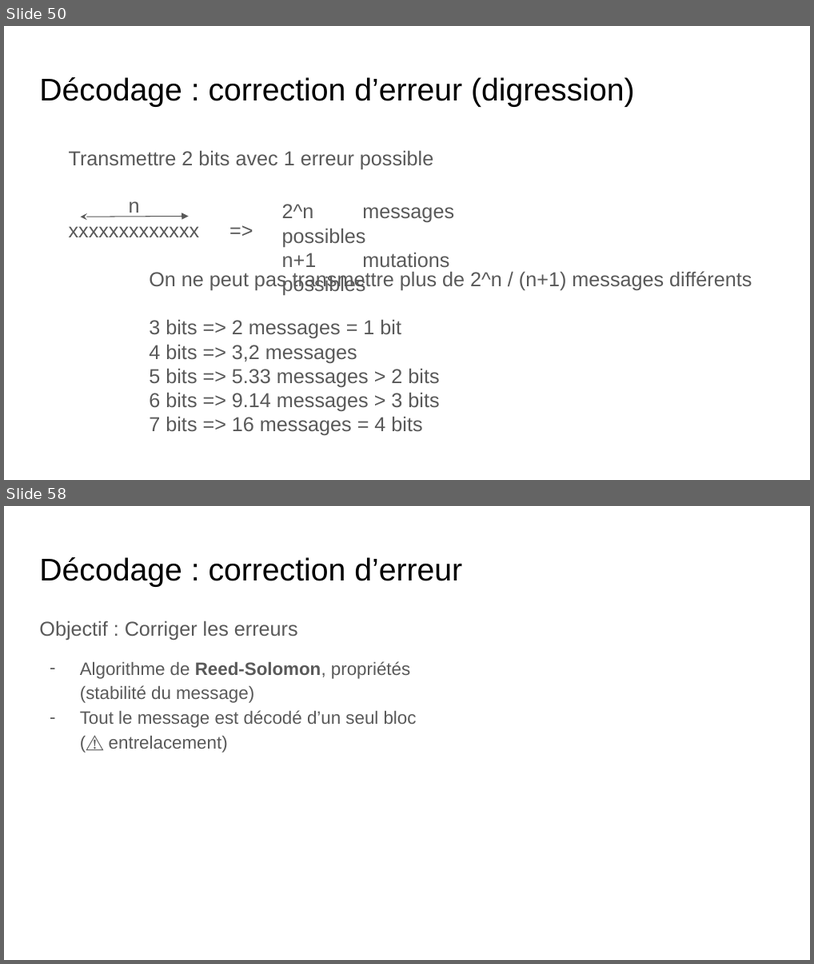
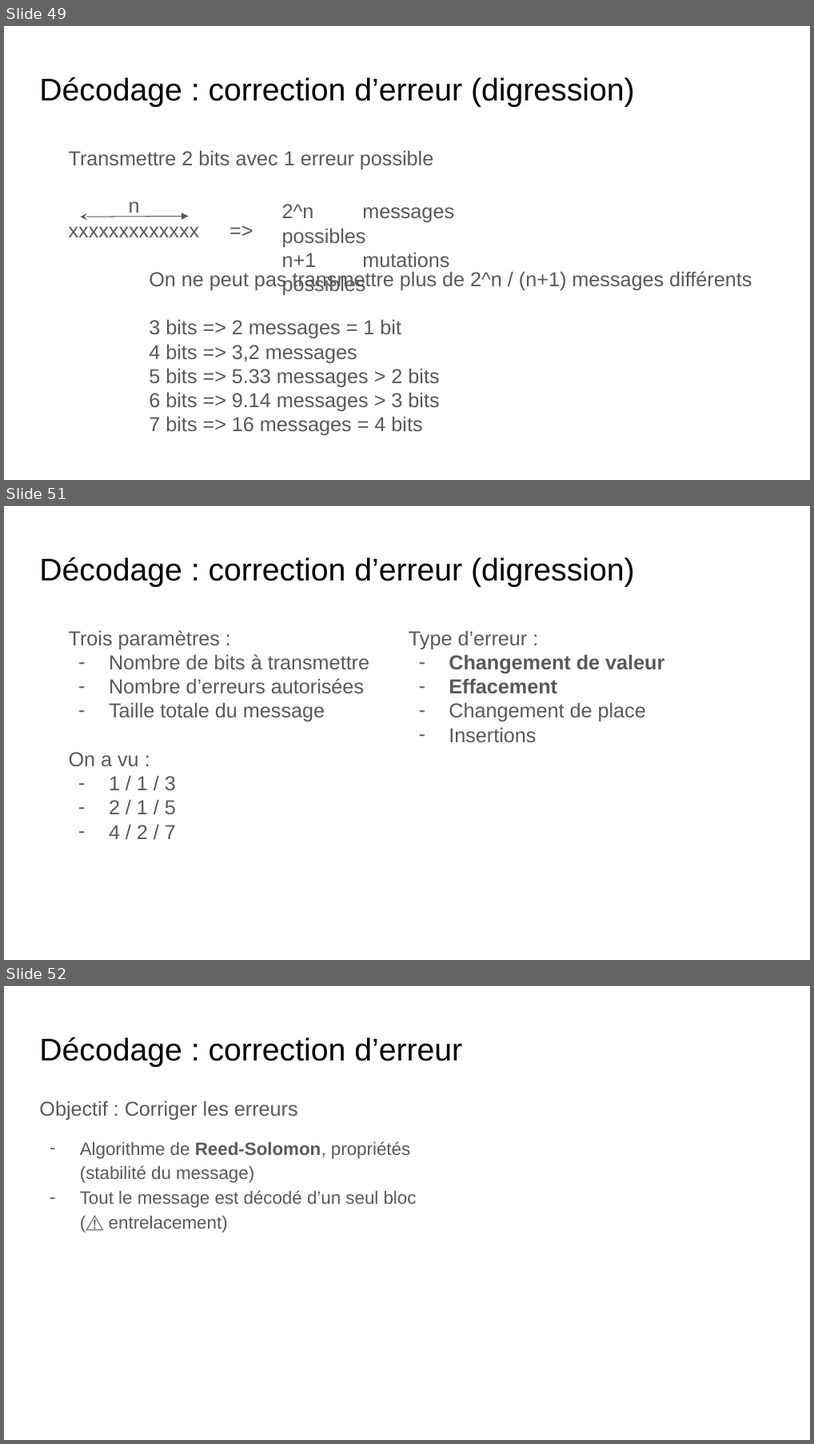
Before and after one commit to benoitmasson/qrcode-demo, a slide deck: slides/QR Codes.odp. Shown one above the other, each under a label of ours: slides 50 and 58 before the commit, slides 49, 51 and 52 after it; the slides between them are not shown. The pictures are 814x964 and 814x1444 pixels, drawn with LibreOffice and Linux fonts; fonts in the diff are those of the drawing. Boxes give left, top, right and bottom in pixels: in the first picture for what was removed or moved away, otherwise in the second. Text is boxed around its words. In the diff, an @@ line names an element or a change of style, - is before the commit and + after.

```diff
--- a/slides/QR Codes.odp
+++ b/slides/QR Codes.odp
@@ slide 51 added at [4,506,810,960], background #FFFFFF @@
@@ title added at [39,557,635,587], 28 pt, text #000000 @@
+Décodage : correction d’erreur (digression)
@@ text added at [69,630,370,839], 18 pt, text #595959 @@
+Trois paramètres :
+– Nombre de bits à transmettre
+– Nombre d’erreurs autorisées
+– Taille totale du message
+On a vu :
+– 1 / 1 / 3
+– 2 / 1 / 5
+– 4 / 2 / 7
@@ text added at [409,630,665,742], 18 pt, text #595959 @@
+Type d’erreur :
+– Changement de valeur
+– Effacement
+– Changement de place
+– Insertions
@@ what was slide 50 is now slide 49 @@
@@ what was slide 58 is now slide 52 @@
```
Also in this commit, not shown: 3 slides changed, 3 other slides added, 7 slides removed.
